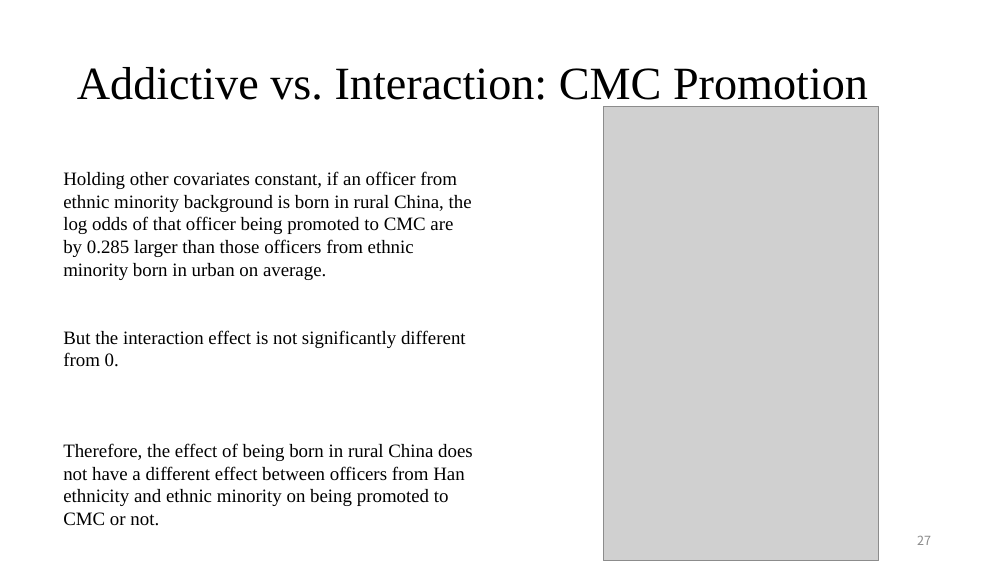
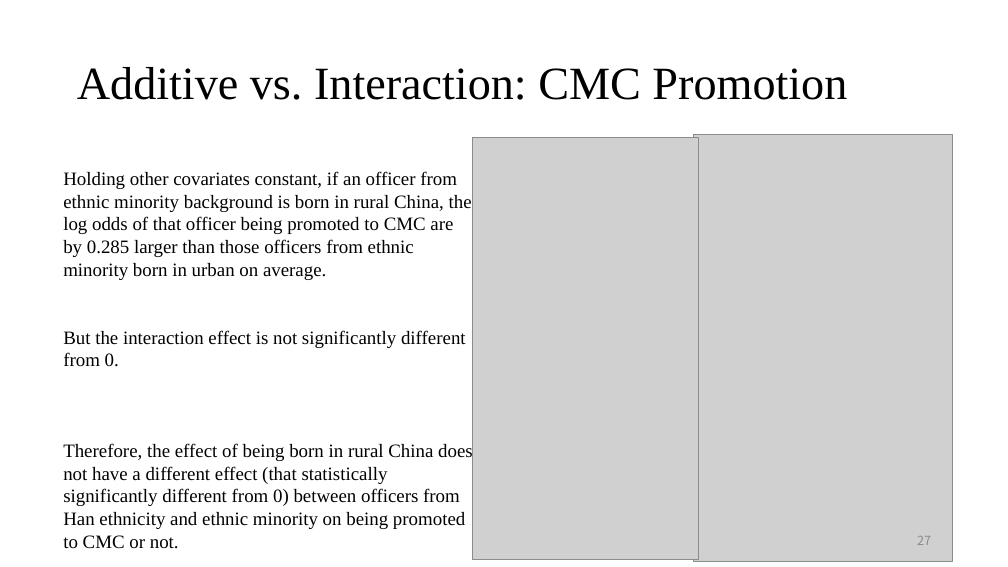
Before and after one commit to CaesarCoder/StatsII_Spring2023, a slide deck: slide 27 of Replication Project/Replication_Tianxin_Zhang_21352232.pptx. Drawn at 1008x567 pixels with LibreOffice and Linux fonts; fonts in the diff are those of the drawing; grey boxes stand for pictures. Boxes give left, top, right and bottom in pixels: in the first picture for what was removed or moved away, otherwise in the second. Text is boxed around its words. In the diff, an @@ line names an element or a change of style, - is before the commit and + after.

```diff
--- a/Replication Project/Replication_Tianxin_Zhang_21352232.pptx
+++ b/Replication Project/Replication_Tianxin_Zhang_21352232.pptx
@@ title at box(77, 67, 847, 100): text changed @@
-Addictive vs. Interaction: CMC Promotion
+Additive vs. Interaction: CMC Promotion
@@ picture added at box(472, 138, 698, 560) @@
@@ picture: place and size @@
-picture at box(603, 107, 879, 561)
+picture at box(693, 135, 952, 561)
@@ text at box(63, 443, 473, 549): text changed @@
-Therefore, the effect of being born in rural China does not have a different effect between officers from Han ethnicity and ethnic minority on being promoted to CMC or not.
+Therefore, the effect of being born in rural China does not have a different effect (that statistically significantly different from 0) between officers from Han ethnicity and ethnic minority on being promoted to CMC or not.
```
Also in this commit, not shown: 6 other slides changed, 1 slide added, 1 other file.
